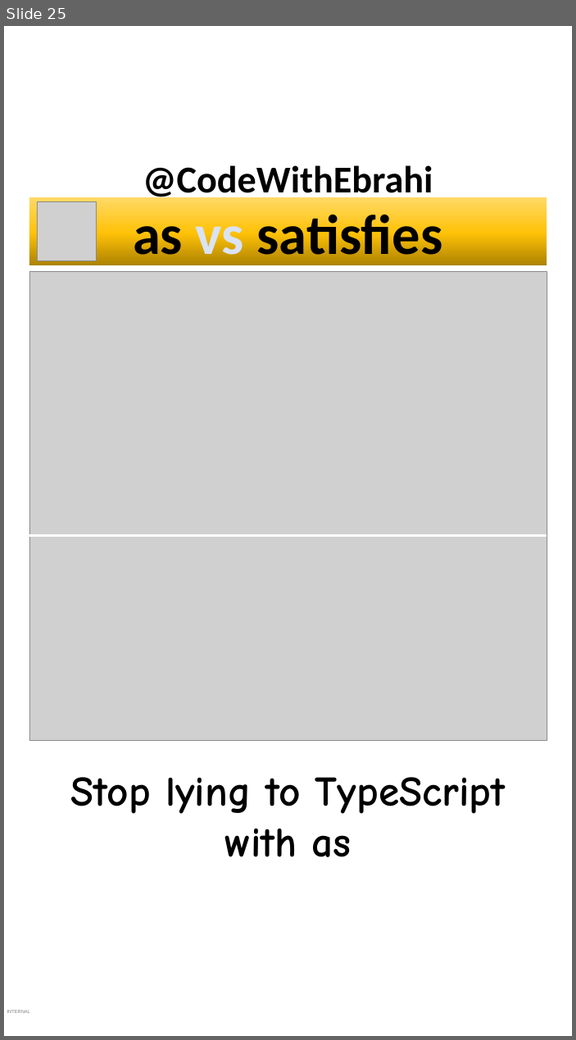
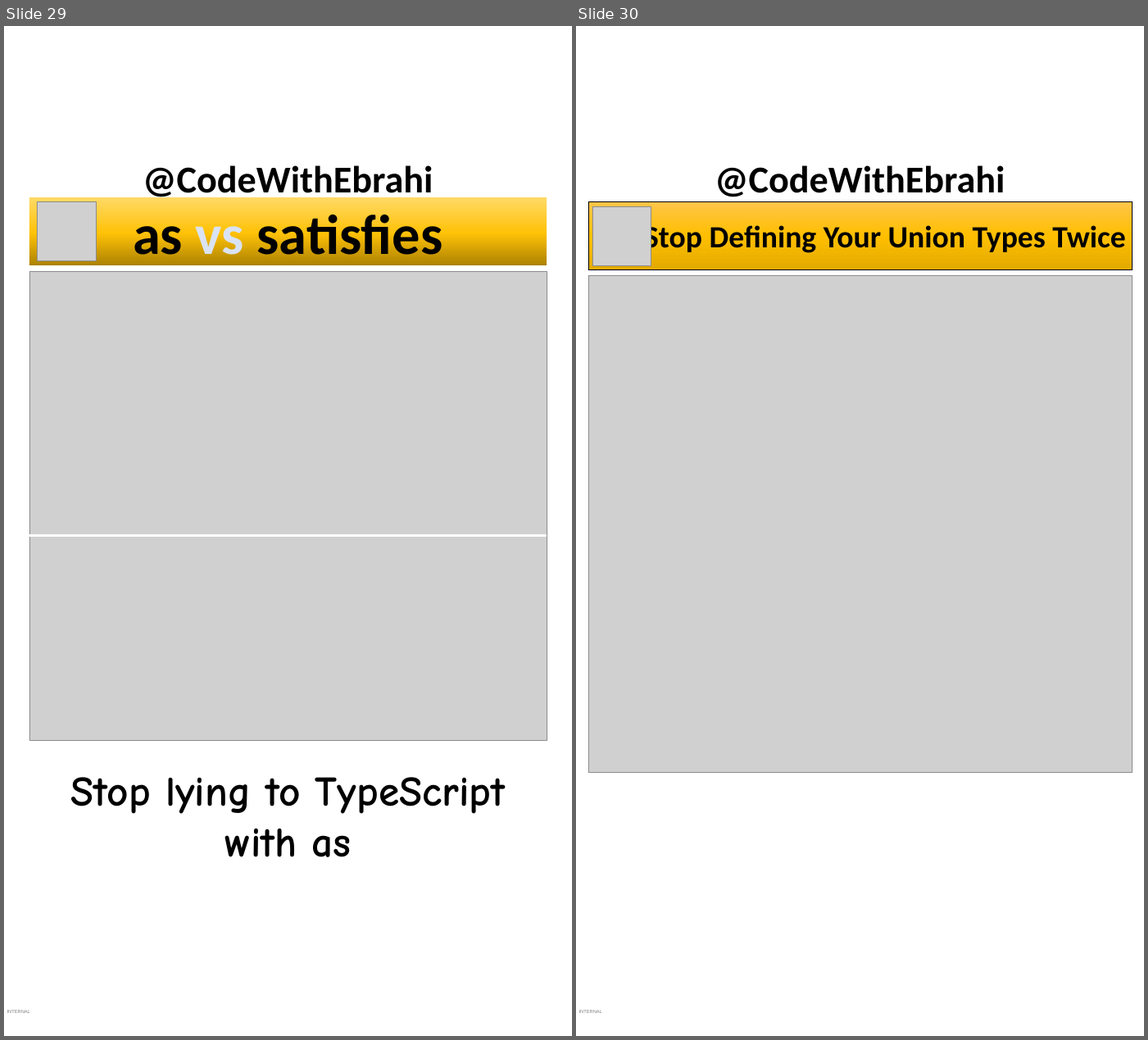
Before and after one commit to ebrahimsalehi1/python_codes, a slide deck: assets/images.pptx. Shown side by side, each under a label of ours: slide 25 before the commit, slides 29 and 30 after it. The pictures are 576x1040 and 1148x1040 pixels, drawn with LibreOffice and Linux fonts; fonts in the diff are those of the drawing; grey boxes stand for pictures; background and template pictures are left out. Boxes give left, top, right and bottom in pixels: in the first picture for what was removed or moved away, otherwise in the second. Text is boxed around its words. In the diff, an @@ line names an element or a change of style, - is before the commit and + after.

Commit message:
feat: python images 018-019-022+typescript images 016

```diff
--- a/assets/images.pptx
+++ b/assets/images.pptx
@@ slide 30 added at bbox=[576, 26, 1144, 1036], background picture (left out); not listed: 2 template elements that a slide beside it also shows @@
@@ rectangle added at bbox=[588, 201, 1132, 270], fill gradient #FFC64B to #FFC000 to #E3AB00, outline #000000 0.5 pt, 44 pt, text #000000, bold @@
+Stop Defining Your Union Types Twice
@@ picture added at bbox=[592, 207, 651, 265] @@
@@ picture added at bbox=[588, 275, 1132, 772] @@
@@ what was slide 25 is now slide 29 @@
```
Also in this commit, not shown: 5 other slides added, 14 other files.
